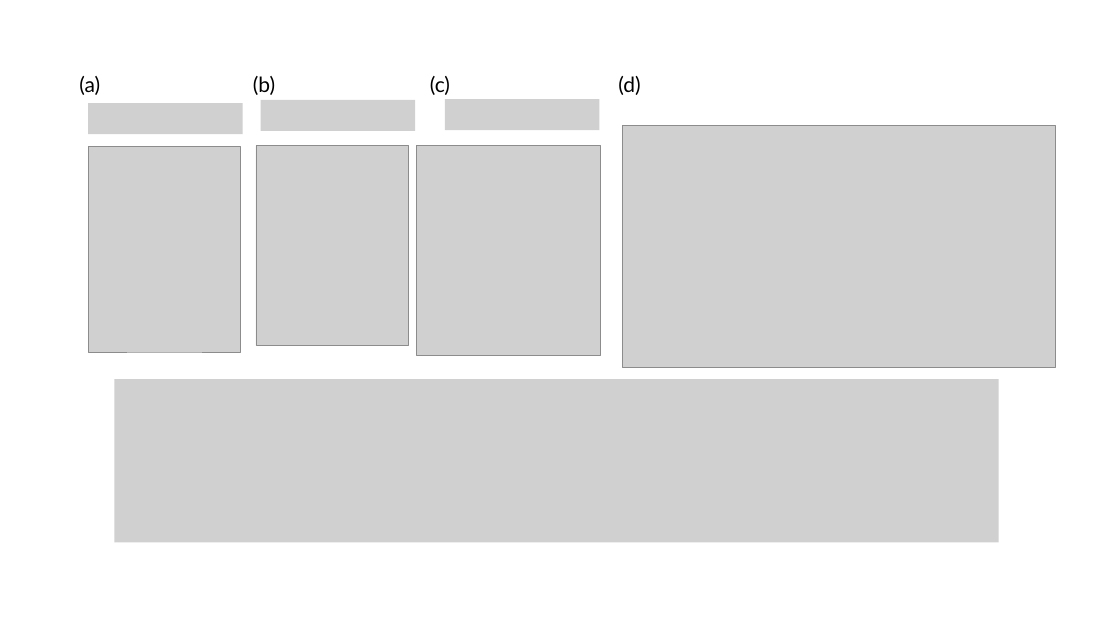
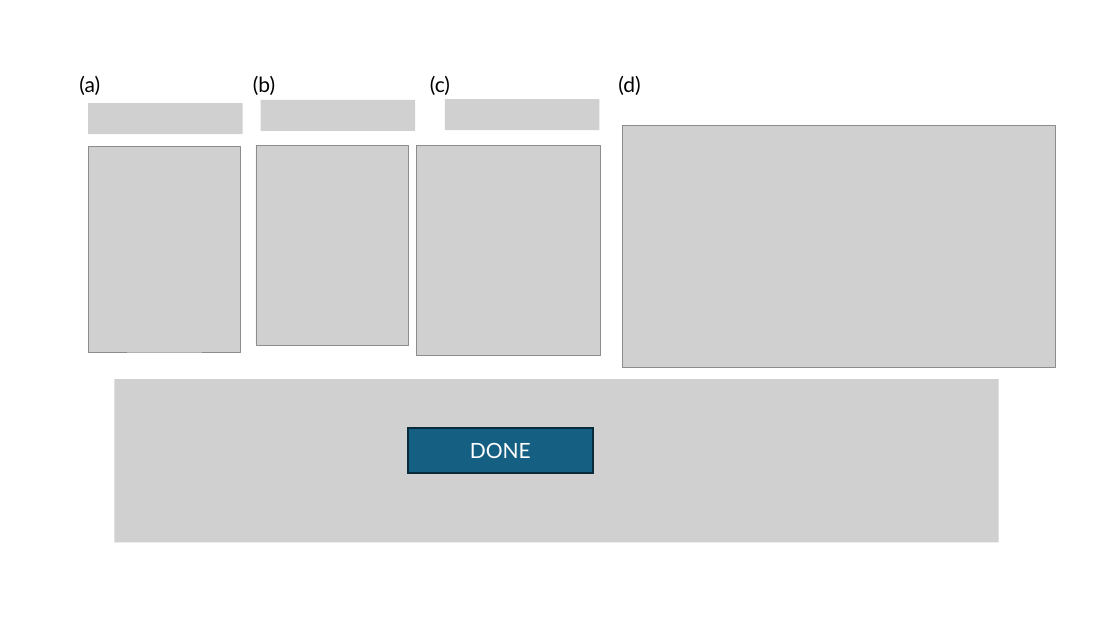
Before and after one commit to tyokokur/presentations, a slide deck: slide 7 of SYSG3_paper.pptx. Drawn at 1120x630 pixels with LibreOffice and Linux fonts; fonts in the diff are those of the drawing; grey boxes stand for pictures. Boxes give left, top, right and bottom in pixels: in the first picture for what was removed or moved away, otherwise in the second. Text is boxed around its words. In the diff, an @@ line names an element or a change of style, - is before the commit and + after.

```diff
--- a/SYSG3_paper.pptx
+++ b/SYSG3_paper.pptx
@@ rectangle added at bbox=[408, 429, 593, 473], fill #156082, outline #092A39 1.5 pt, 18 pt, text #FFFFFF @@
+DONE
```
Also in this commit, not shown: 1 other slide changed.
